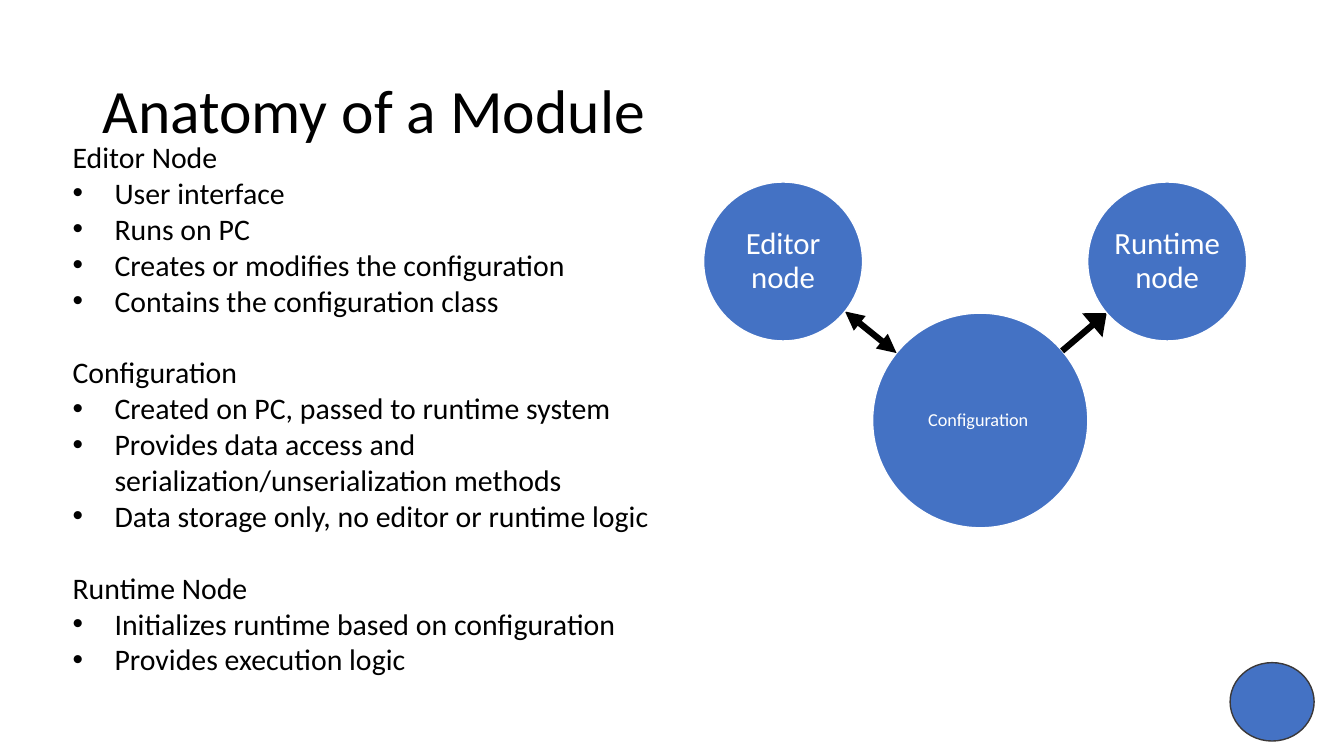
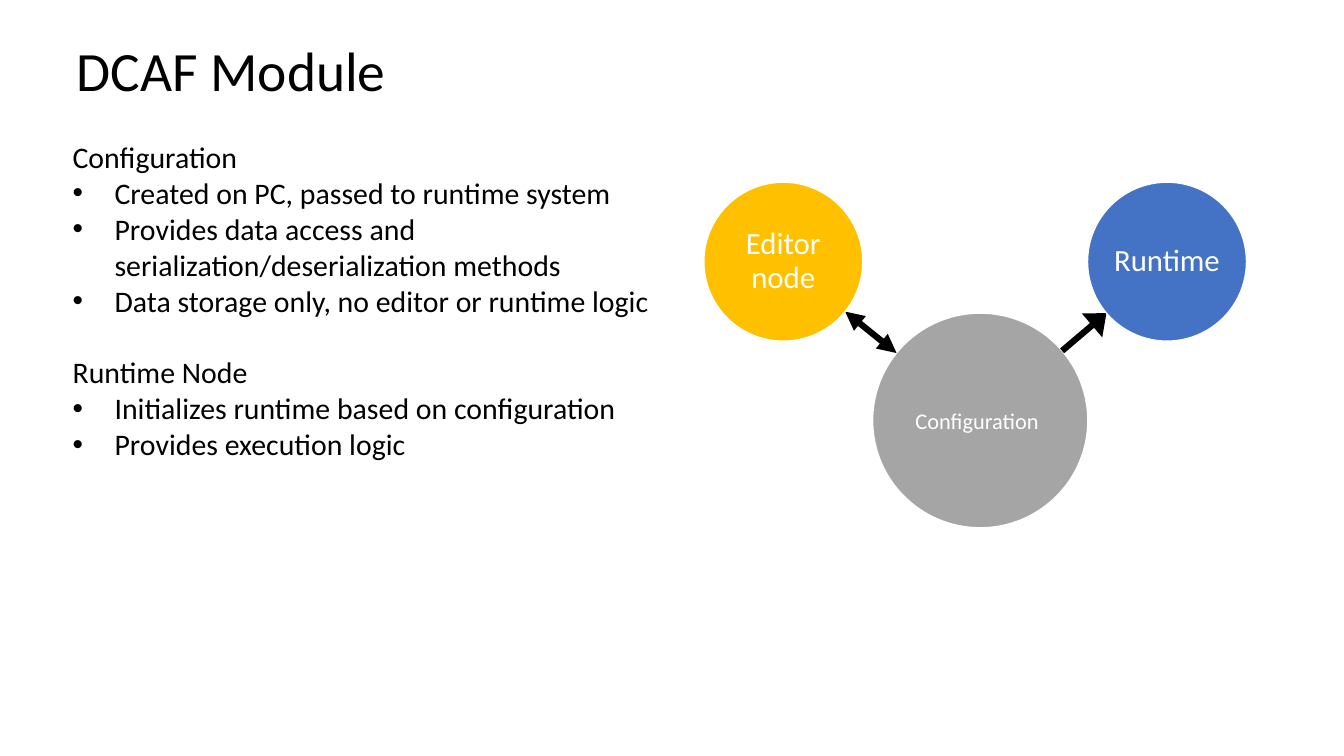
Before and after one commit to LabVIEW-DCAF/Documentation, a slide deck: slide 10 of Trunk/Getting Started Material/DCAF Training/1 Introduction to DCAF.pptx (slide 8 before the commit). Drawn at 1344x756 pixels with LibreOffice and Linux fonts; fonts in the diff are those of the drawing. Boxes give left, top, right and bottom in pixels: in the first picture for what was removed or moved away, otherwise in the second. Text is boxed around its words. In the diff, an @@ line names an element or a change of style, - is before the commit and + after.

```diff
--- a/Trunk/Getting Started Material/DCAF Training/1 Introduction to DCAF.pptx
+++ b/Trunk/Getting Started Material/DCAF Training/1 Introduction to DCAF.pptx
@@ title at bbox=[77, 52, 385, 92]: text changed; size 44 to 39.6 pt @@
-Anatomy of a Module
+DCAF Module
@@ text at bbox=[73, 147, 564, 317]: paragraphs removed @@
-Editor Node
-• User interface
-• Runs on PC
-• Creates or modifies the configuration
-• Contains the configuration class
@@ ellipse at bbox=[704, 182, 863, 342]: fill #4472C4 to #FFC000 @@
@@ text at bbox=[115, 219, 560, 278]: text changed @@
-• Provides data access and serialization/unserialization methods
+• Provides data access and serialization/deserialization methods
@@ text at bbox=[1114, 249, 1220, 271]: text changed @@
-Runtime node
+Runtime
@@ ellipse at bbox=[873, 314, 1089, 528]: fill #4472C4 to #A5A5A5 @@
@@ text "Configuration" at bbox=[915, 414, 1038, 433]: size 13 to 16 pt; more space between paragraphs @@
@@ ellipse removed at bbox=[1230, 662, 1314, 741] @@
```
Also in this commit, not shown: 18 other slides changed, 10 slides added, 13 slides removed, 1 other file.
